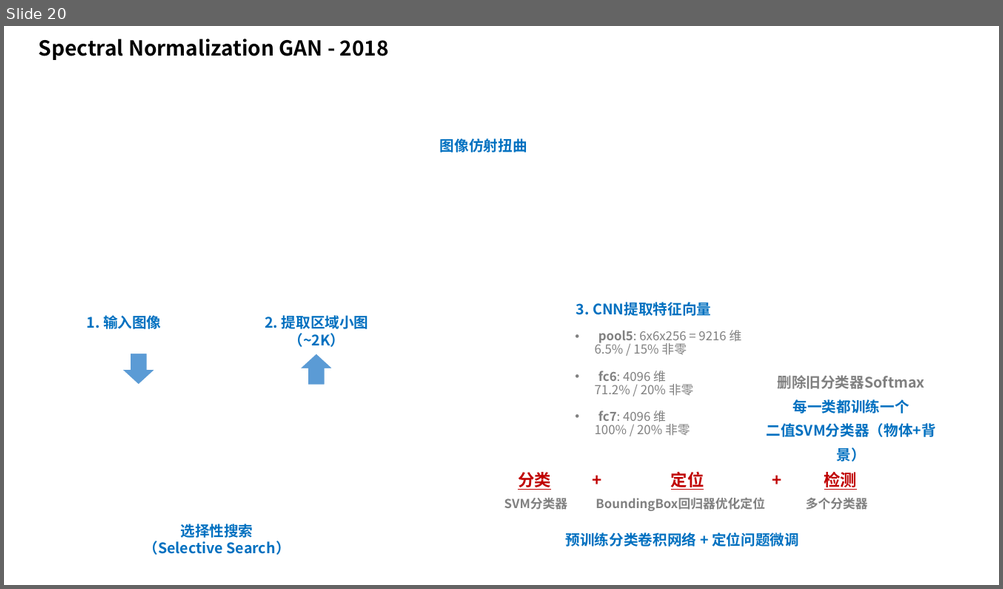
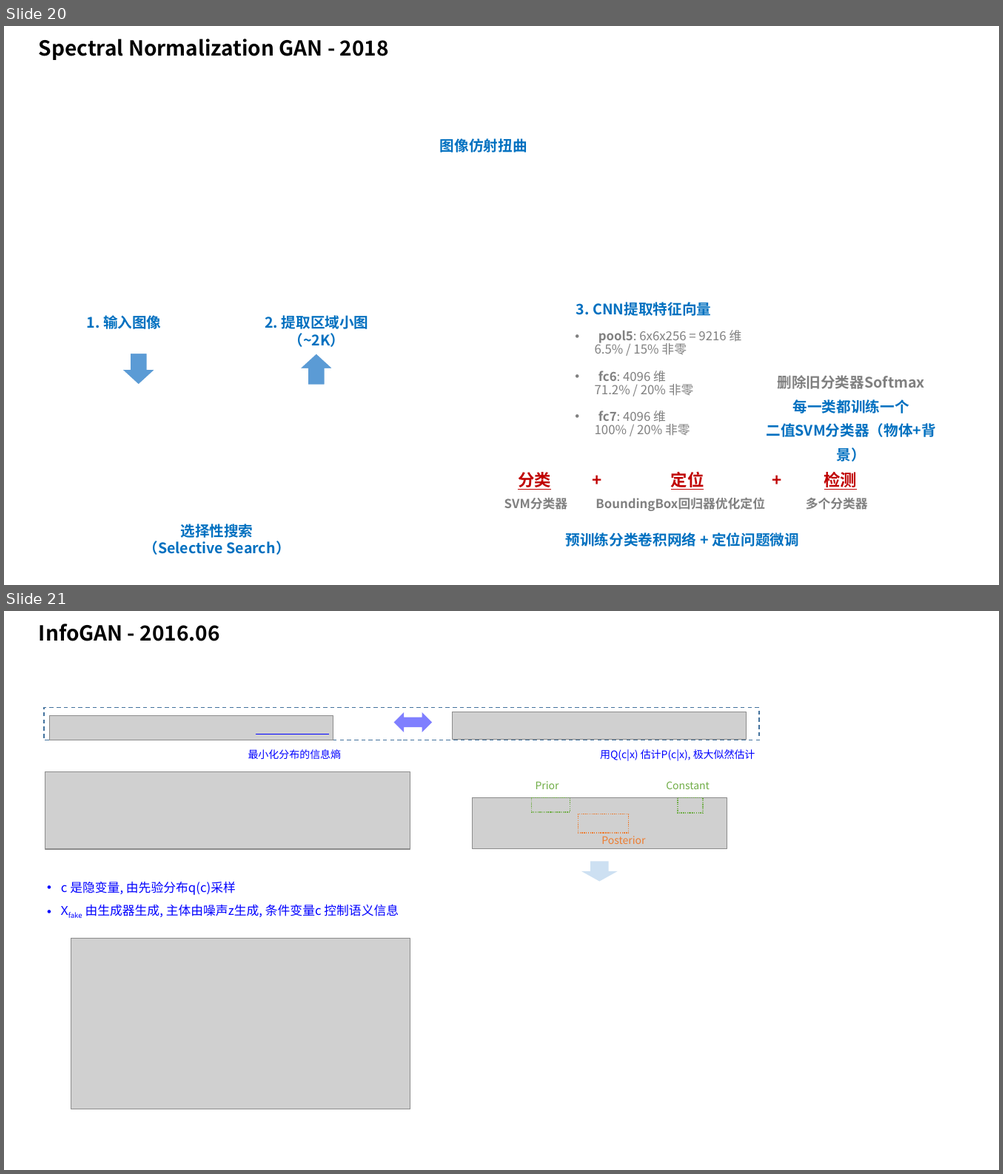
Before and after one commit to taylorguo/GAN_Understanding_Practicing, a slide deck: GAN_Understanding/GANunderstanding.pptx. Shown one above the other, each under a label of ours: slide 20 before the commit, slides 20 and 21 after it. The pictures are 1003x589 and 1003x1174 pixels, drawn with LibreOffice and Linux fonts; fonts in the diff are those of the drawing; grey boxes stand for pictures. Boxes give left, top, right and bottom in pixels: in the first picture for what was removed or moved away, otherwise in the second. Text is boxed around its words. In the diff, an @@ line names an element or a change of style, - is before the commit and + after.

```diff
--- a/GAN_Understanding/GANunderstanding.pptx
+++ b/GAN_Understanding/GANunderstanding.pptx
@@ slide 21 added at [4,611,999,1170], background #FFFFFF @@
@@ text added at [39,624,220,641], 20 pt, text #000000, bold @@
+InfoGAN - 2016.06
@@ rectangle added at [44,708,759,741], outline #43739E 1 pt dashed @@
@@ picture added at [50,715,333,739] @@
@@ left right arrow added at [393,712,432,732], fill #0000FF at 50% opacity @@
@@ picture added at [452,712,746,739] @@
@@ line added from (256, 734) to (329, 734), #0000FF 0.75 pt @@
@@ text added at [248,749,341,759], 10 pt, text #0000FF @@
+最小化分布的信息熵
@@ text added at [600,749,755,761], 10 pt, text #0000FF @@
+用Q(c|x) 估计P(c|x), 极大似然估计
@@ picture added at [45,772,410,850] @@
@@ text added at [535,781,559,789], 10 pt, text #70AD47 @@
+Prior
@@ text added at [666,781,709,789], 10 pt, text #70AD47 @@
+Constant
@@ picture added at [472,798,727,849] @@
@@ rectangle added at [532,798,569,813], outline #70AD47 1 pt dashed @@
@@ rectangle added at [677,798,703,814], outline #70AD47 1 pt dashed @@
@@ rectangle added at [578,814,629,832], outline #ED7D31 1 pt dashed @@
@@ text added at [601,836,645,844], 10 pt, text #ED7D31 @@
+Posterior
@@ right arrow added at [581,861,617,881], fill #9DC3E6 at 50% opacity @@
@@ text added at [61,882,398,917], 12 pt, text #0000FF @@
+• c 是隐变量, 由先验分布q(c)采样
+• Xfake 由生成器生成, 主体由噪声z生成, 条件变量c 控制语义信息
@@ picture added at [71,939,410,1110] @@
```
Also in this commit, not shown: 1 slide removed, 1 other file.
